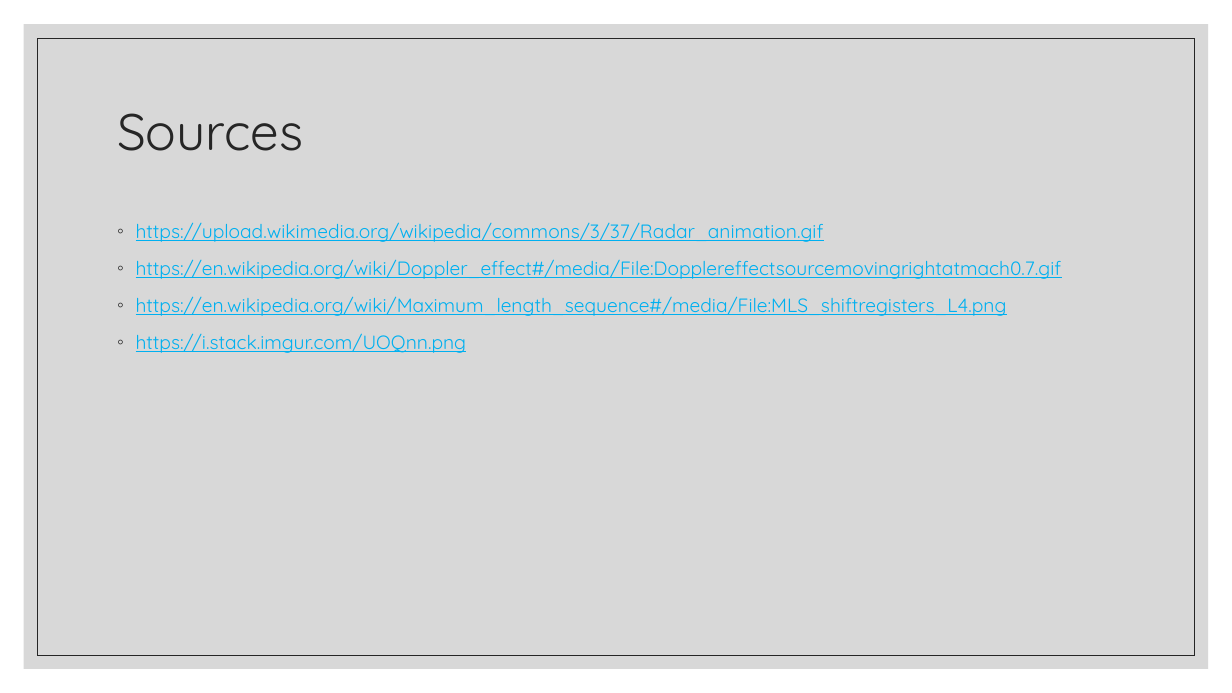
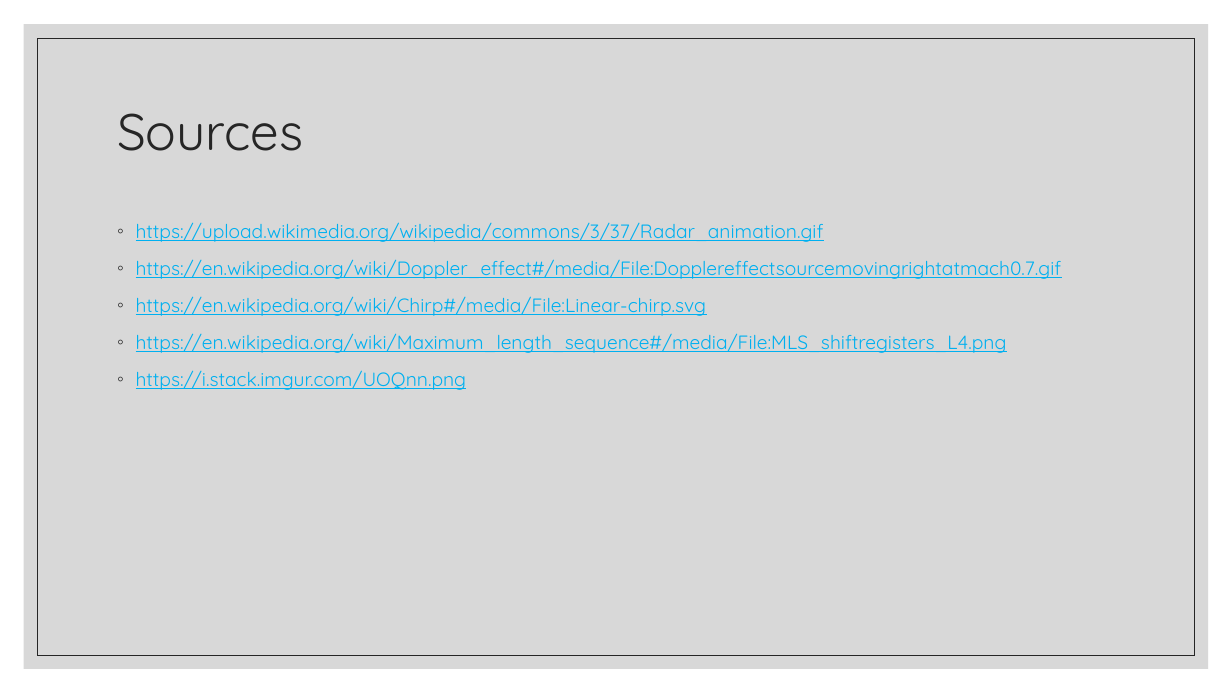
Before and after one commit to efreneau/Ambiguity-Function, a slide deck: slide 18 of The ambiguity function with applications.pptx (slide 17 before the commit). Drawn at 1232x693 pixels with LibreOffice and Linux fonts; fonts in the diff are those of the drawing. Boxes give left, top, right and bottom in pixels: in the first picture for what was removed or moved away, otherwise in the second. Text is boxed around its words. In the diff, an @@ line names an element or a change of style, - is before the commit and + after.

Commit message:
update. Added to chirps

```diff
--- a/The ambiguity function with applications.pptx
+++ b/The ambiguity function with applications.pptx
@@ text at <box>136,296,707,316</box>: paragraph added @@
+◦ https://en.wikipedia.org/wiki/Chirp#/media/File:Linear-chirp.svg
```
Also in this commit, not shown: 2 other slides changed, 1 slide added, 1 other file.
